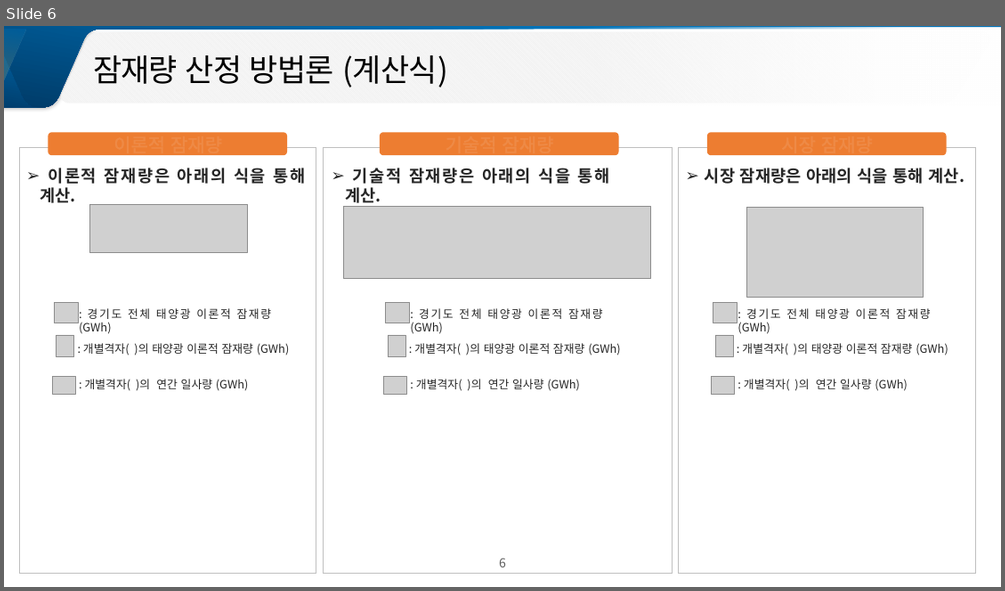
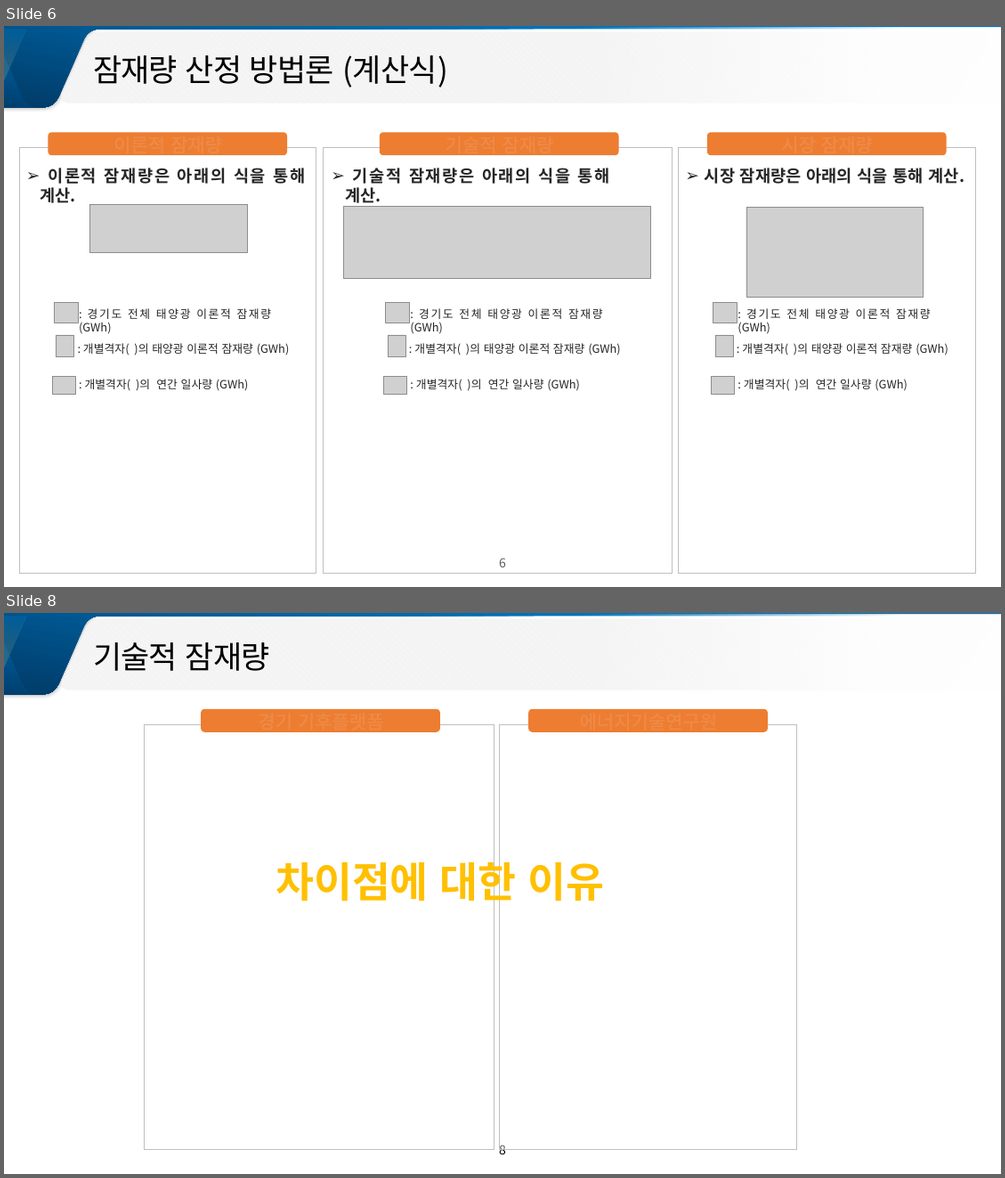
Before and after one commit to meandthey/platForm, a slide deck: 전문가WorkShop/[3-2] 경기도 태양광 잠재량 공간정보 구축/[2] 경기도 태양광 잠재량 공간정보 구축_전승호.pptx. Shown one above the other, each under a label of ours: slide 6 before the commit, slides 6 and 8 after it; the slides between them are not shown. The pictures are 1005x591 and 1005x1178 pixels, drawn with LibreOffice and Linux fonts; fonts in the diff are those of the drawing; grey boxes stand for pictures; background and template pictures are left out. Boxes give left, top, right and bottom in pixels: in the first picture for what was removed or moved away, otherwise in the second. Text is boxed around its words. In the diff, an @@ line names an element or a change of style, - is before the commit and + after.

```diff
--- a/전문가WorkShop/[3-2] 경기도 태양광 잠재량 공간정보 구축/[2] 경기도 태양광 잠재량 공간정보 구축_전승호.pptx
+++ b/전문가WorkShop/[3-2] 경기도 태양광 잠재량 공간정보 구축/[2] 경기도 태양광 잠재량 공간정보 구축_전승호.pptx
@@ slide 8 added at [4, 613, 1001, 1174], background #FFFFFF; not listed: 6 template elements that a slide beside it also shows @@
@@ text added at [24, 633, 61, 674], 32 pt, text #FFFFFF @@
+00
@@ text added at [93, 642, 270, 671], 30 pt, text #000000 @@
+기술적 잠재량
@@ rounded rectangle added at [201, 709, 440, 732], fill #ED7D31 @@
@@ text added at [258, 706, 384, 733], 18 pt, text #FFFFFF @@
+경기 기후플랫폼
@@ rounded rectangle added at [528, 709, 768, 732], fill #ED7D31 @@
@@ text added at [580, 706, 718, 733], 18 pt, text #FFFFFF @@
+에너지기술연구원
@@ rectangle added at [144, 724, 494, 1149], fill #FFFFFF at 37% opacity, outline #BFBFBF 0.25 pt @@
@@ rectangle added at [500, 724, 797, 1149], fill #FFFFFF at 37% opacity, outline #BFBFBF 0.25 pt @@
@@ text added at [275, 855, 605, 908], 40 pt, text #FFC000, bold @@
+차이점에 대한 이유
```
Also in this commit, not shown: 8 slides changed, 4 other slides added, 1 slide removed, 8 other files.
